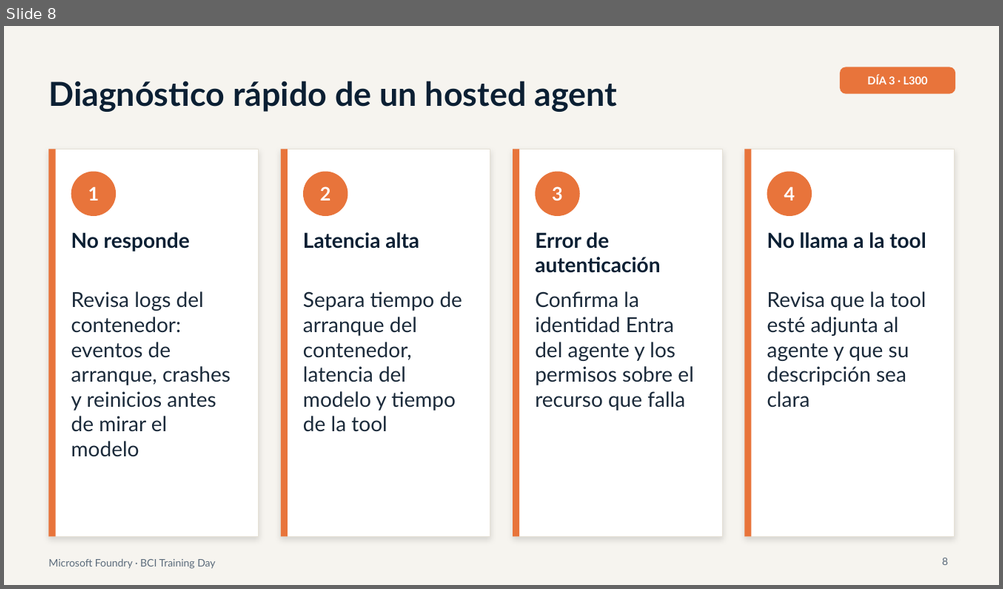
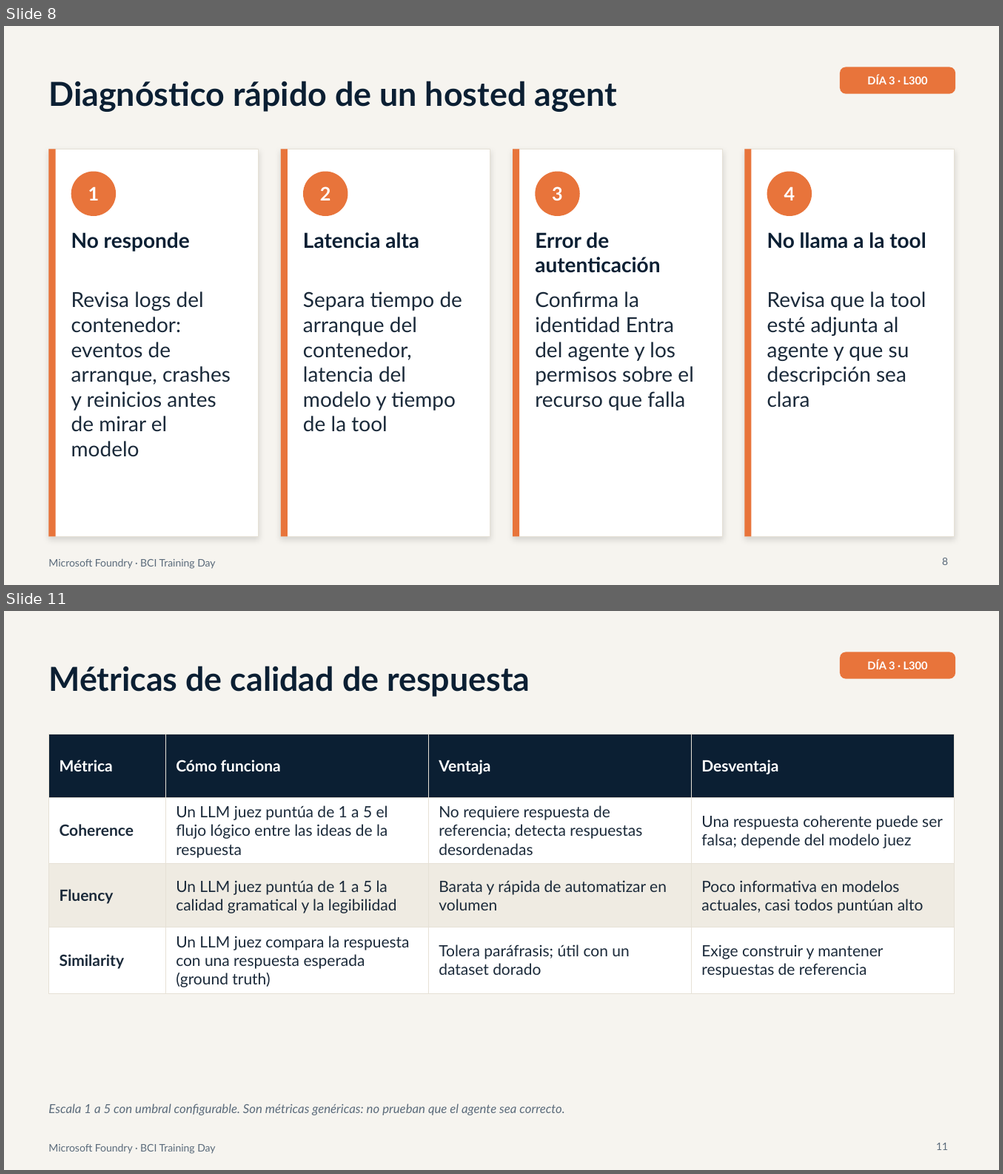
Before and after one commit to valegrajales/bci_workshop, a slide deck: presentaciones/BCI_Foundry_Dia3_L300_Produccion_Gobierno.pptx. Shown one above the other, each under a label of ours: slide 8 before the commit, slides 8 and 11 after it; the slides between them are not shown. The pictures are 1003x589 and 1003x1174 pixels, drawn with LibreOffice and Linux fonts; fonts in the diff are those of the drawing. Boxes give left, top, right and bottom in pixels: in the first picture for what was removed or moved away, otherwise in the second. Text is boxed around its words. In the diff, an @@ line names an element or a change of style, - is before the commit and + after.

```diff
--- a/presentaciones/BCI_Foundry_Dia3_L300_Produccion_Gobierno.pptx
+++ b/presentaciones/BCI_Foundry_Dia3_L300_Produccion_Gobierno.pptx
@@ slide 11 added at <box>4,611,999,1170</box>, background #F6F4EF @@
@@ rounded rectangle added at <box>839,652,956,679</box>, fill #E8743B @@
@@ text added at <box>48,666,529,697</box>, 32 pt, text #0B1F33, bold @@
+Métricas de calidad de respuesta
@@ text added at <box>867,660,928,669</box>, 10.5 pt, text #FFFFFF, bold @@
+DÍA 3 · L300
@@ table added at <box>48,734,953,994</box>, 4 rows, 4 columns @@
+Métrica | Cómo funciona | Ventaja | Desventaja
+Coherence | Un LLM juez puntúa de 1 a 5 el flujo lógico entre las ideas de la respuesta | No requiere respuesta de referencia; detecta respuestas desordenadas | Una respuesta coherente puede ser falsa; depende del modelo juez
+Fluency | Un LLM juez puntúa de 1 a 5 la calidad gramatical y la legibilidad | Barata y rápida de automatizar en volumen | Poco informativa en modelos actuales, casi todos puntúan alto
+Similarity | Un LLM juez compara la respuesta con una respuesta esperada (ground truth) | Tolera paráfrasis; útil con un dataset dorado | Exige construir y mantener respuestas de referencia
@@ text added at <box>48,1104,564,1116</box>, 12 pt, text #5B6B7B, italic @@
+Escala 1 a 5 con umbral configurable. Son métricas genéricas: no prueban que el agente sea correcto.
@@ page number added at <box>936,1143,948,1150</box>, 10 pt, text #5B6B7B @@
+11
@@ text added at <box>48,1144,215,1154</box>, 10 pt, text #5B6B7B @@
+Microsoft Foundry · BCI Training Day
```
Also in this commit, not shown: 2 slides changed, 7 other slides added, 2 other files.
